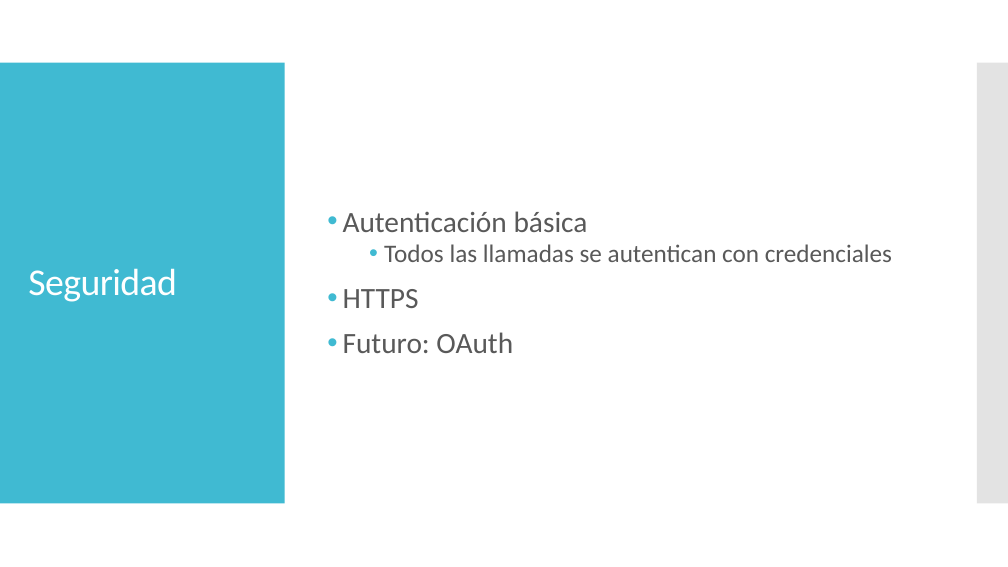
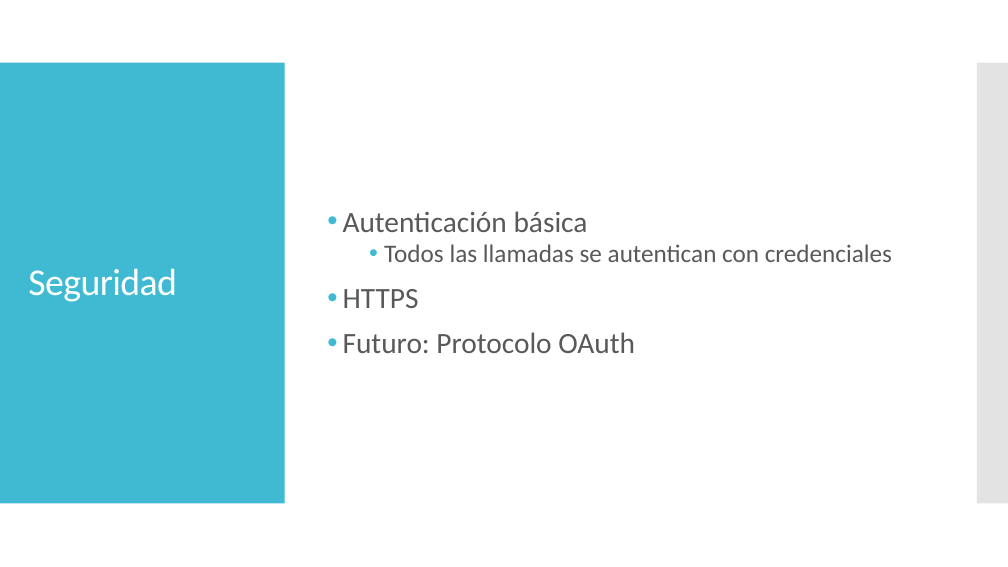
Before and after one commit to dschenkelman/taller-proyectos, a slide deck: slide 15 of Assets/PresentacionTecnica.pptx (slide 11 before the commit). Drawn at 1008x567 pixels with LibreOffice and Linux fonts; fonts in the diff are those of the drawing. Boxes give left, top, right and bottom in pixels: in the first picture for what was removed or moved away, otherwise in the second. Text is boxed around its words. In the diff, an @@ line names an element or a change of style, - is before the commit and + after.

```diff
--- a/Assets/PresentacionTecnica.pptx
+++ b/Assets/PresentacionTecnica.pptx
@@ text at <box>343,332,635,353</box>: text changed @@
-• Futuro: OAuth
+• Futuro: Protocolo OAuth
```
Also in this commit, not shown: 2 other slides changed, 2 slides added, 1 other file.
